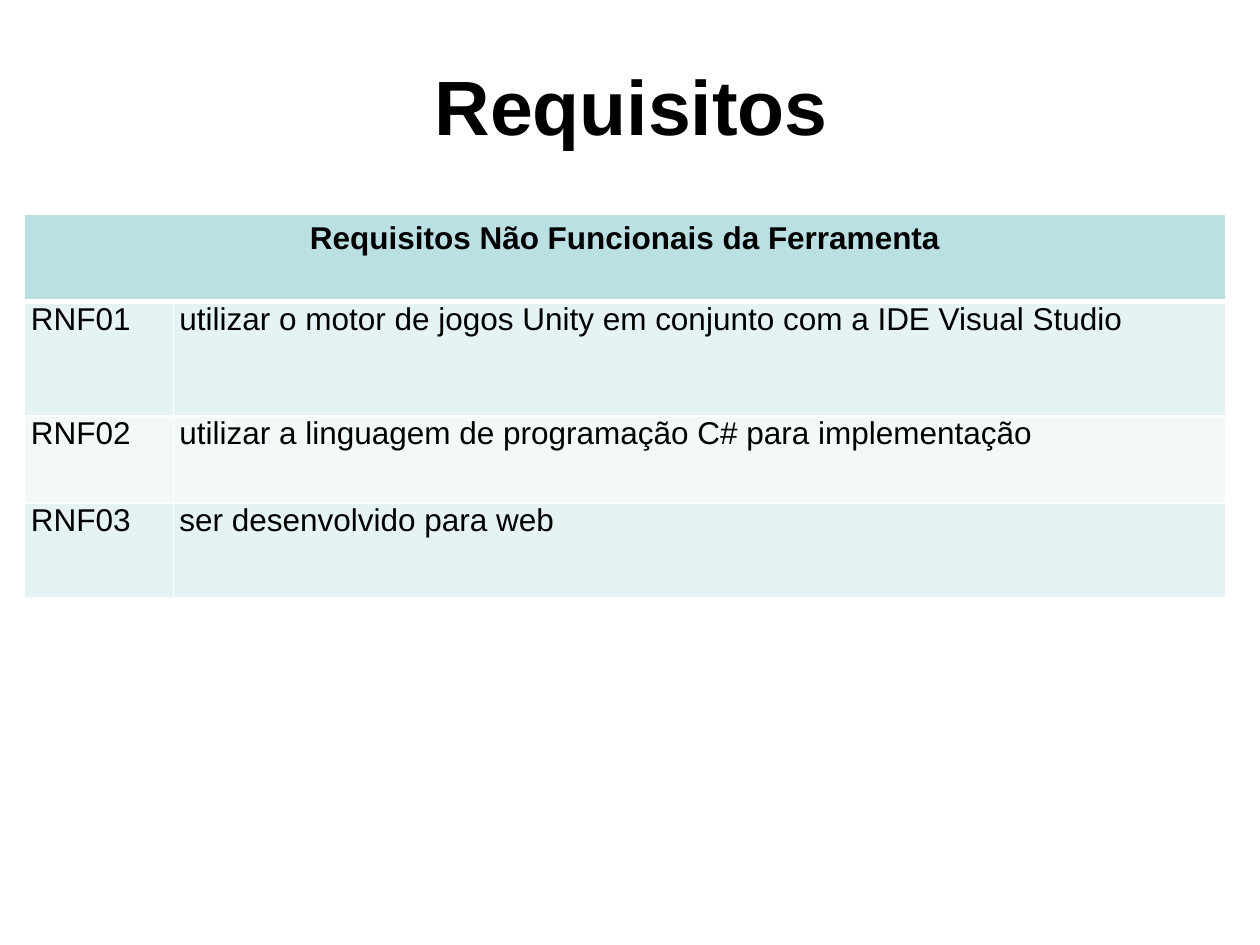
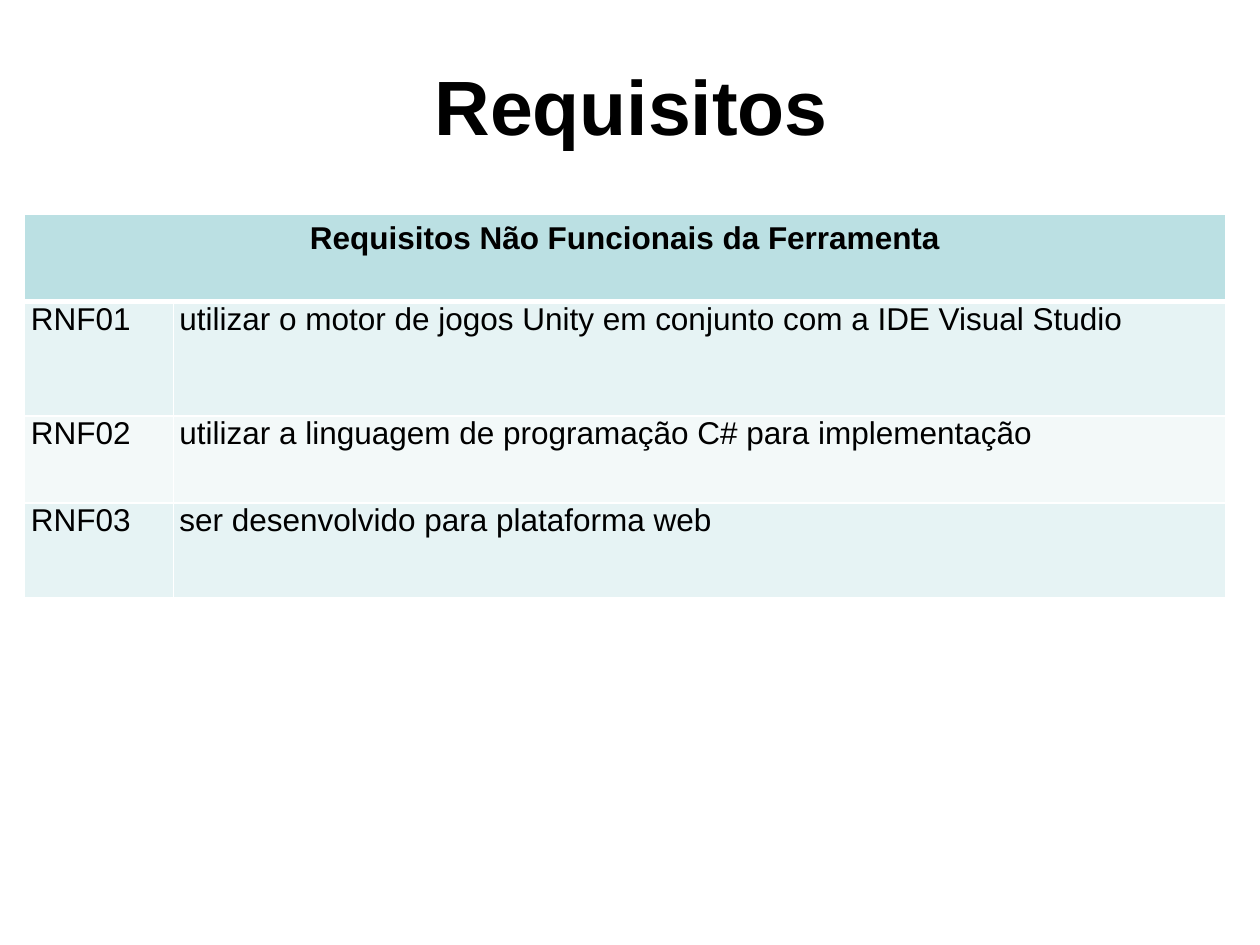
Before and after one commit to PanicAThePython/tcc_NataliaSensWeise, a slide deck: slide 11 of Slides_NataliaSensWeise.pptx. Drawn at 1260x945 pixels with LibreOffice and Linux fonts; fonts in the diff are those of the drawing; background and template pictures are left out. Boxes give left, top, right and bottom in pixels: in the first picture for what was removed or moved away, otherwise in the second. Text is boxed around its words. In the diff, an @@ line names an element or a change of style, - is before the commit and + after.

```diff
--- a/Slides_NataliaSensWeise.pptx
+++ b/Slides_NataliaSensWeise.pptx
@@ table at [25,214,1226,597] @@
-row 4, column 2: ser desenvolvido para web
+row 4, column 2: ser desenvolvido para plataforma web
```
Also in this commit, not shown: 3 other slides changed.
